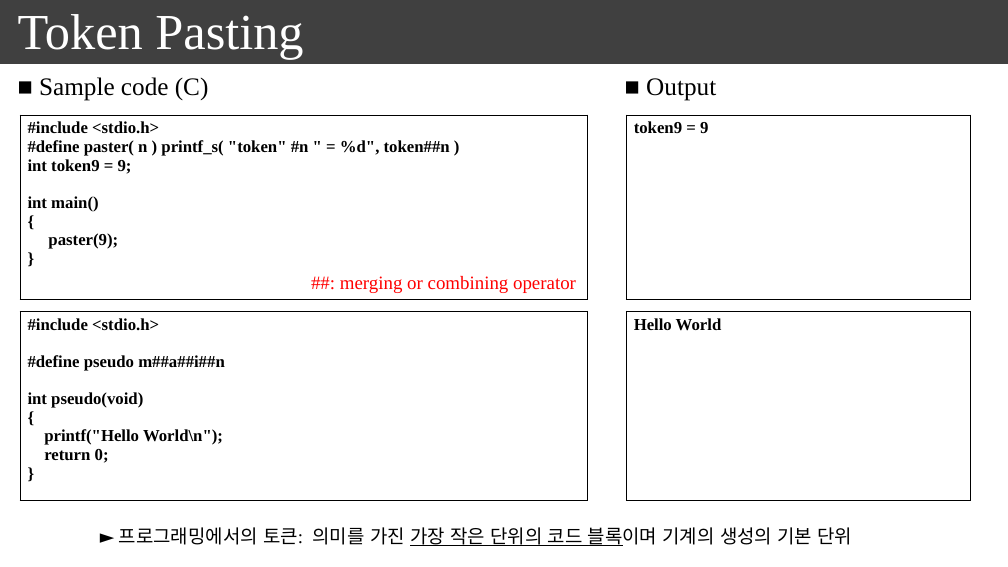
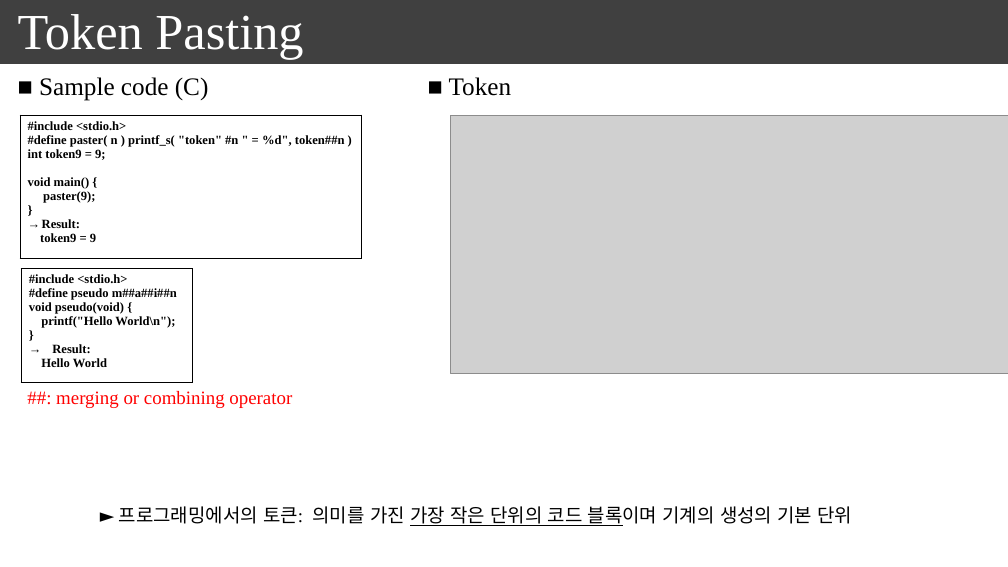
Before and after one commit to seonghokim/Study, a slide deck: slide 33 of everything in c.pptx (slide 32 before the commit). Drawn at 1008x567 pixels with LibreOffice and Linux fonts; fonts in the diff are those of the drawing; grey boxes stand for pictures. Boxes give left, top, right and bottom in pixels: in the first picture for what was removed or moved away, otherwise in the second. Text is boxed around its words. In the diff, an @@ line names an element or a change of style, - is before the commit and + after.

```diff
--- a/everything in c.pptx
+++ b/everything in c.pptx
@@ text at (x1=449, y1=77, x2=512, y2=96): text changed @@
-■ Output
+■ Token
@@ table at (x1=20, y1=115, x2=361, y2=259) @@
@@ row 1, column 1: "#include <stdio.h> / #define paster( n ) printf_s( "token" #n " = %d", token##n ) / int token9 = 9; / int main() / { / paster(9); / }" to "#include <stdio.h> / #define paster( n ) printf_s( "token" #n " = %d", token##n ) / int token9 = 9; / void main() { / paster(9); / } / Result: / token9 = 9" @@
@@ table resized from (x1=20, y1=115, x2=587, y2=299) to (x1=20, y1=115, x2=361, y2=259) @@
@@ picture added at (x1=451, y1=115, x2=1008, y2=374) @@
@@ table removed at (x1=626, y1=115, x2=971, y2=299), 1 rows, 1 columns @@
-token9 = 9
@@ table at (x1=21, y1=269, x2=192, y2=383) @@
@@ row 1, column 1: "#include <stdio.h> / #define pseudo m##a##i##n / int pseudo(void) / { / printf("Hello World\n"); / return 0; / }" to "#include <stdio.h> / #define pseudo m##a##i##n / void pseudo(void) { / printf("Hello World\n"); / } / Result: / Hello World" @@
@@ table resized from (x1=20, y1=312, x2=587, y2=501) to (x1=21, y1=269, x2=192, y2=383) @@
@@ table removed at (x1=626, y1=312, x2=971, y2=501), 1 rows, 1 columns @@
-Hello World
@@ text "##: merging or combining operator" moved from (x1=340, y1=276, x2=576, y2=293) to (x1=56, y1=391, x2=292, y2=408) @@
@@ text "► 프로그래밍에서의 토큰: 의미를 가진 ..." moved from (x1=119, y1=527, x2=853, y2=546) to (x1=119, y1=506, x2=853, y2=526) @@
```
Also in this commit, not shown: 8 slides added.
